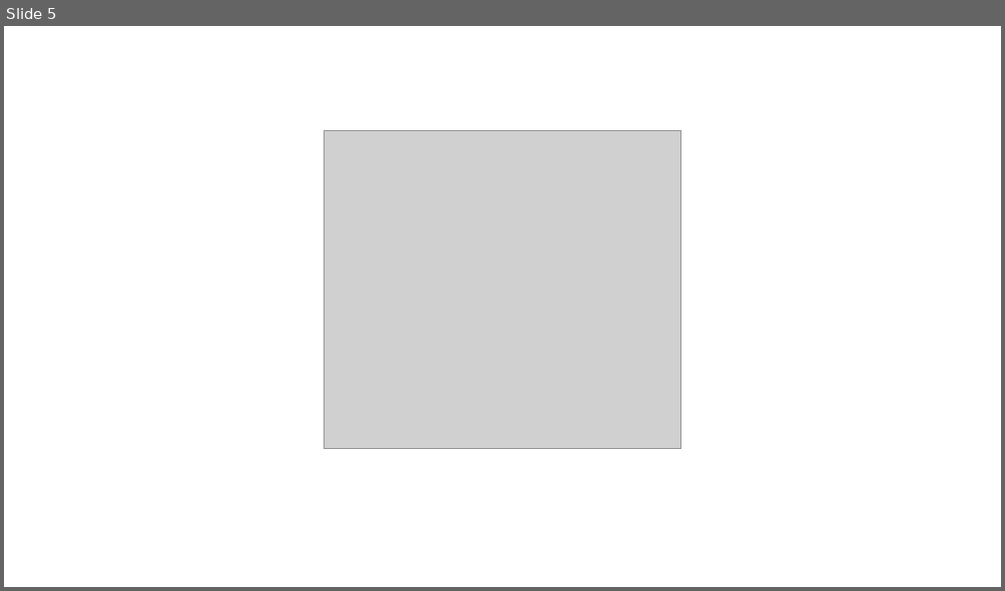
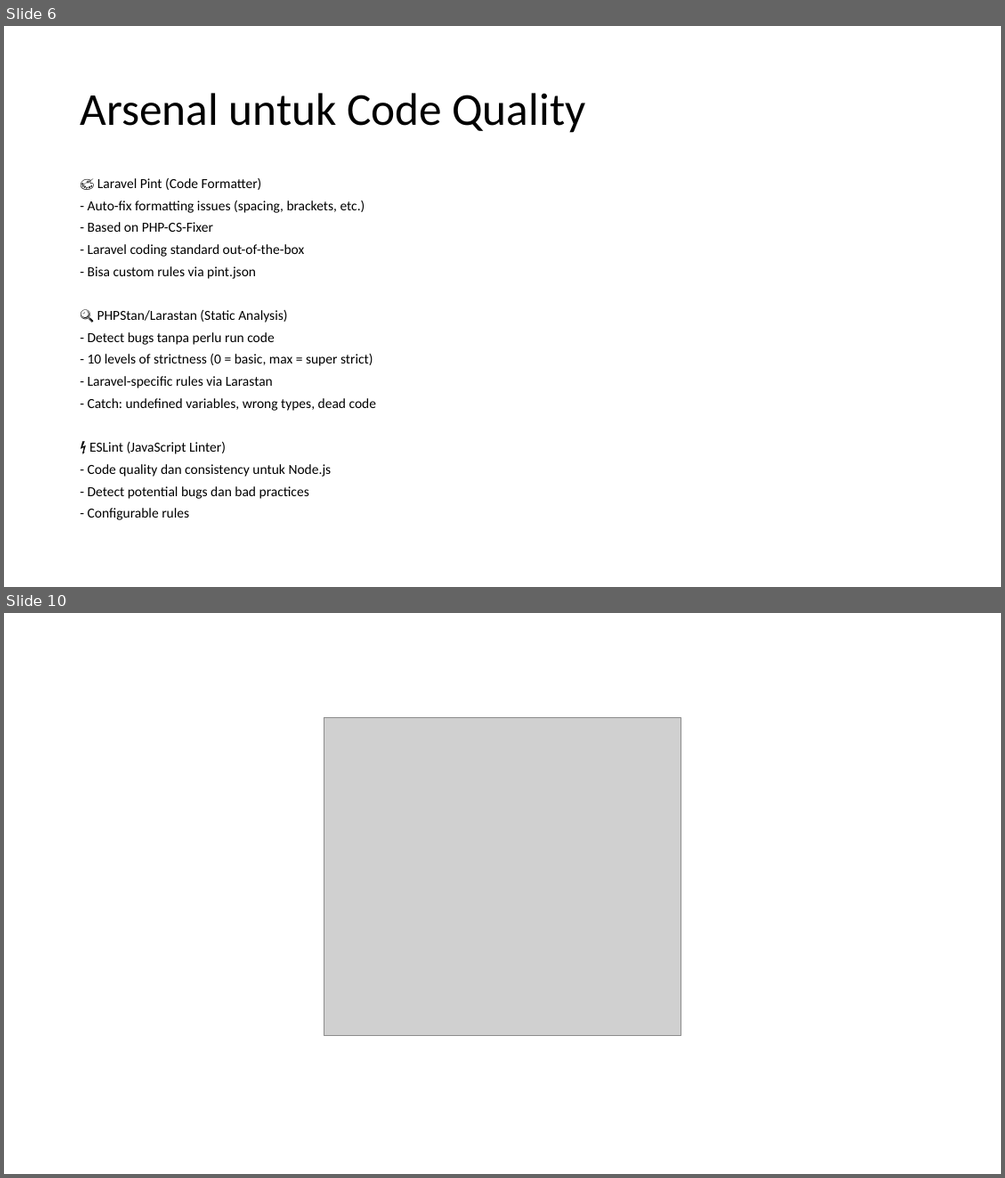
Before and after one commit to njulioiyoo/code-analysis-laravel-nodejs, a slide deck: slides/JNO - Sharing Session Code Analysis.pptx. Shown one above the other, each under a label of ours: slide 5 before the commit, slides 6 and 10 after it; the slides between them are not shown. The pictures are 1005x591 and 1005x1178 pixels, drawn with LibreOffice and Linux fonts; fonts in the diff are those of the drawing; grey boxes stand for pictures; background and template pictures are left out. Boxes give left, top, right and bottom in pixels: in the first picture for what was removed or moved away, otherwise in the second. Text is boxed around its words. In the diff, an @@ line names an element or a change of style, - is before the commit and + after.

```diff
--- a/slides/JNO - Sharing Session Code Analysis.pptx
+++ b/slides/JNO - Sharing Session Code Analysis.pptx
@@ slide 6 added at (x1=4, y1=26, x2=1001, y2=587), background picture (left out) @@
@@ title added at (x1=80, y1=93, x2=585, y2=133), 44 pt, text #000000 @@
+Arsenal untuk Code Quality
@@ text added at (x1=88, y1=178, x2=376, y2=520), 13.3 pt, text #000000 @@
+🎨 Laravel Pint (Code Formatter)
+- Auto-fix formatting issues (spacing, brackets, etc.)
+- Based on PHP-CS-Fixer
+- Laravel coding standard out-of-the-box
+- Bisa custom rules via pint.json
+🔍 PHPStan/Larastan (Static Analysis)
+- Detect bugs tanpa perlu run code
+- 10 levels of strictness (0 = basic, max = super strict)
+- Laravel-specific rules via Larastan
+- Catch: undefined variables, wrong types, dead code
+⚡ ESLint (JavaScript Linter)
+- Code quality dan consistency untuk Node.js
+- Detect potential bugs dan bad practices
+- Configurable rules
@@ what was slide 5 is now slide 10 @@
```
Also in this commit, not shown: 8 other slides added, 4 slides removed, 25 other files.
